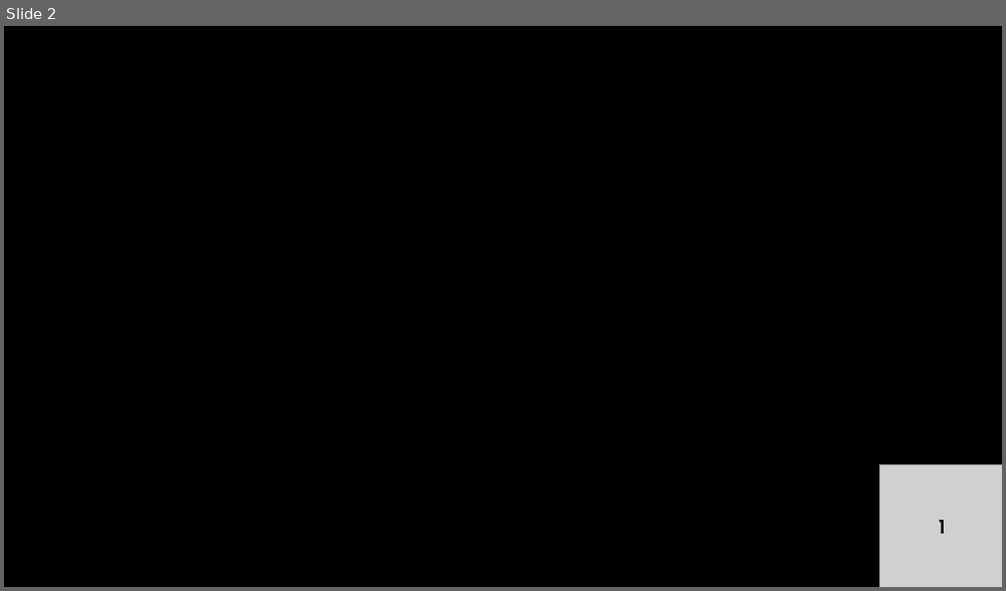
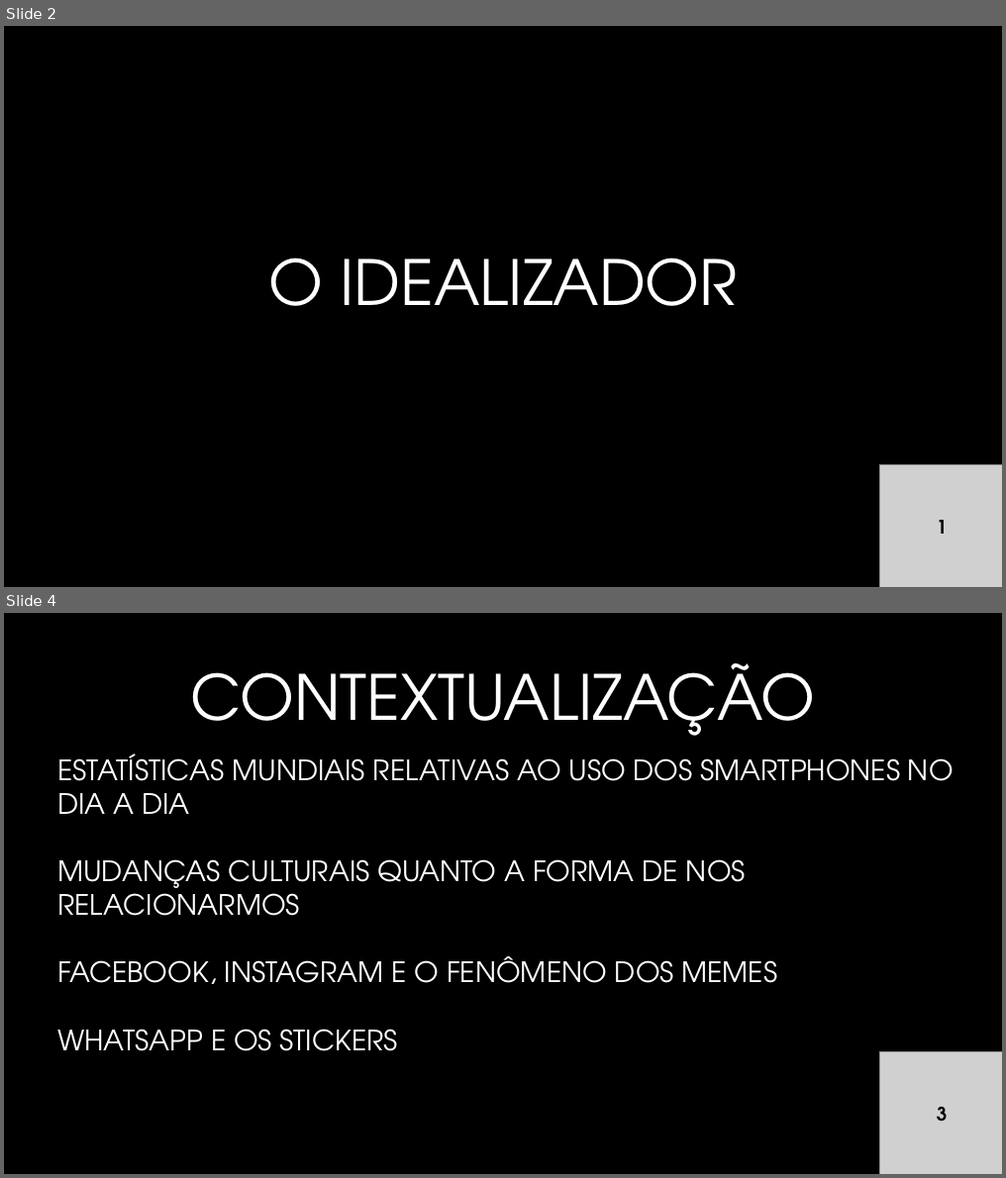
Before and after one commit to rafaelcavalieri/GalleryApp, a slide deck: docs/apresentação tcc.pptx. Shown one above the other, each under a label of ours: slide 2 before the commit, slides 2 and 4 after it; the slides between them are not shown. The pictures are 1006x591 and 1006x1178 pixels, drawn with LibreOffice and Linux fonts; fonts in the diff are those of the drawing; grey boxes stand for pictures; background and template pictures are left out. Boxes give left, top, right and bottom in pixels: in the first picture for what was removed or moved away, otherwise in the second. Text is boxed around its words. In the diff, an @@ line names an element or a change of style, - is before the commit and + after.

```diff
--- a/docs/apresentação tcc.pptx
+++ b/docs/apresentação tcc.pptx
@@ slide 4 added at [4, 613, 1002, 1174], background #000000 @@
@@ title added at [190, 663, 815, 736], 60 pt, text #FFFFFF @@
+CONTEXTUALIZAÇÃO
@@ text added at [57, 754, 953, 1052], 27 pt, text #FFFFFF @@
+ESTATÍSTICAS MUNDIAIS RELATIVAS AO USO DOS SMARTPHONES NO DIA A DIA
+MUDANÇAS CULTURAIS QUANTO A FORMA DE NOS RELACIONARMOS
+FACEBOOK, INSTAGRAM E O FENÔMENO DOS MEMES
+WHATSAPP E OS STICKERS
@@ picture added at [880, 1053, 1002, 1174] @@
@@ text added at [937, 1107, 947, 1121], 18 pt, text #000000, bold @@
+3
@@ slide 2 changed as well @@
@@ title added at [268, 258, 738, 306], 60 pt, text #FFFFFF @@
+O IDEALIZADOR
```
Also in this commit, not shown: 1 other slide changed, 4 other slides added, 2 other files.
